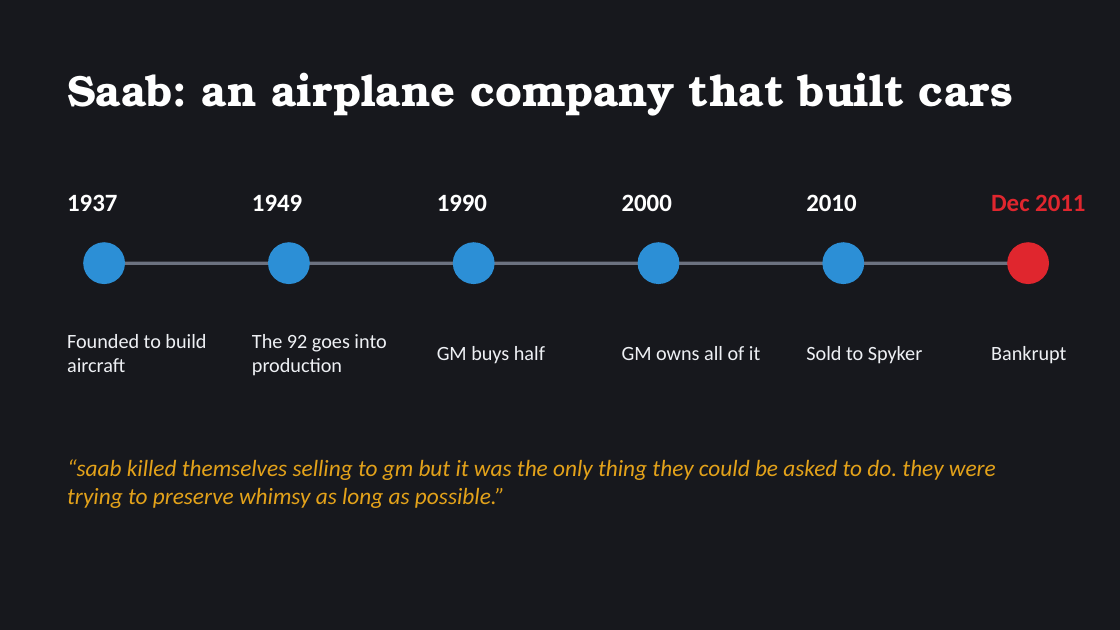
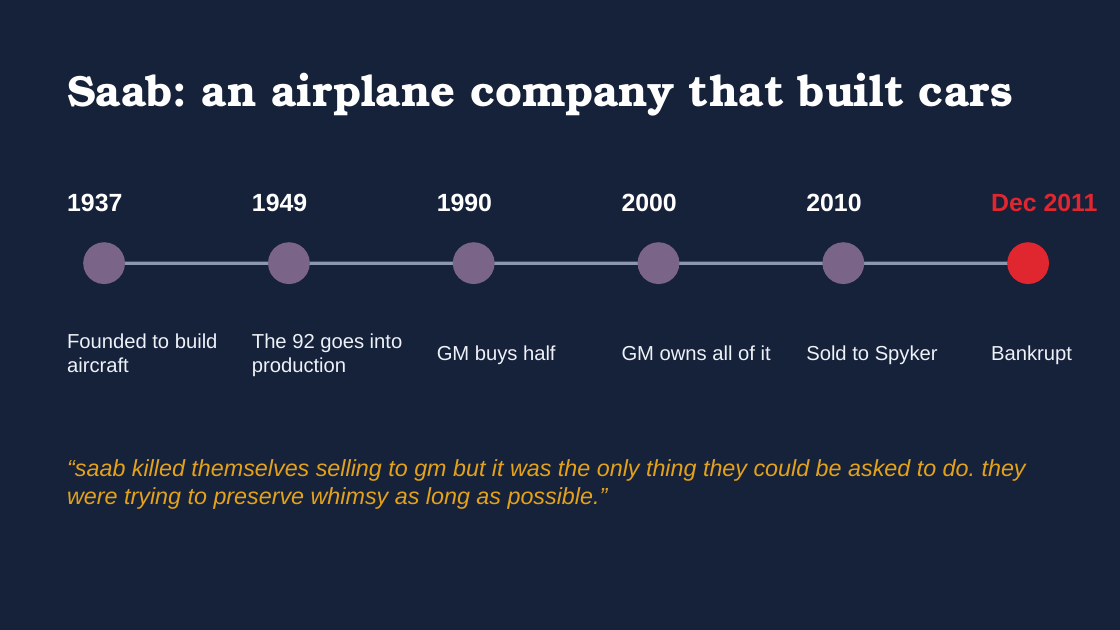
Before and after one commit to asaaab/asaaab.com, a slide deck: slide 26 of whimzmaxx/decks/The-Diary.pptx (slide 20 before the commit). Drawn at 1120x630 pixels with LibreOffice and Linux fonts; fonts in the diff are those of the drawing. Boxes give left, top, right and bottom in pixels: in the first picture for what was removed or moved away, otherwise in the second. Text is boxed around its words. In the diff, an @@ line names an element or a change of style, - is before the commit and + after.

```diff
--- a/whimzmaxx/decks/The-Diary.pptx
+++ b/whimzmaxx/decks/The-Diary.pptx
@@ background #17181D to #16213A @@
@@ line (90, 263) - (1030, 263): stroke #6C7280 2 pt to #8C98AE 2 pt @@
@@ fill #2C8FD6 to #7A6488; outline #2C8FD6 1 pt to #7A6488 1 pt in 5 elements at (84, 243, 124, 283), (269, 243, 309, 283), (454, 243, 494, 283), (638, 243, 679, 283), (823, 243, 864, 283) @@
@@ font Calibri to Arial, text colour #EEF0F4 to #EDF1F8 in 6 elements at (67, 333, 218, 372), (252, 333, 403, 376), (437, 345, 556, 364), (622, 345, 771, 360), (806, 345, 938, 365), (991, 345, 1072, 365) @@
@@ font Calibri to Arial in 7 elements at (67, 193, 122, 212), (252, 193, 307, 212), (437, 193, 492, 212), (622, 193, 677, 212), (806, 193, 861, 212), (991, 193, 1098, 212), (67, 459, 1026, 509) @@
```
Also in this commit, not shown: 28 other slides changed, 6 slides added, 2 other files.
